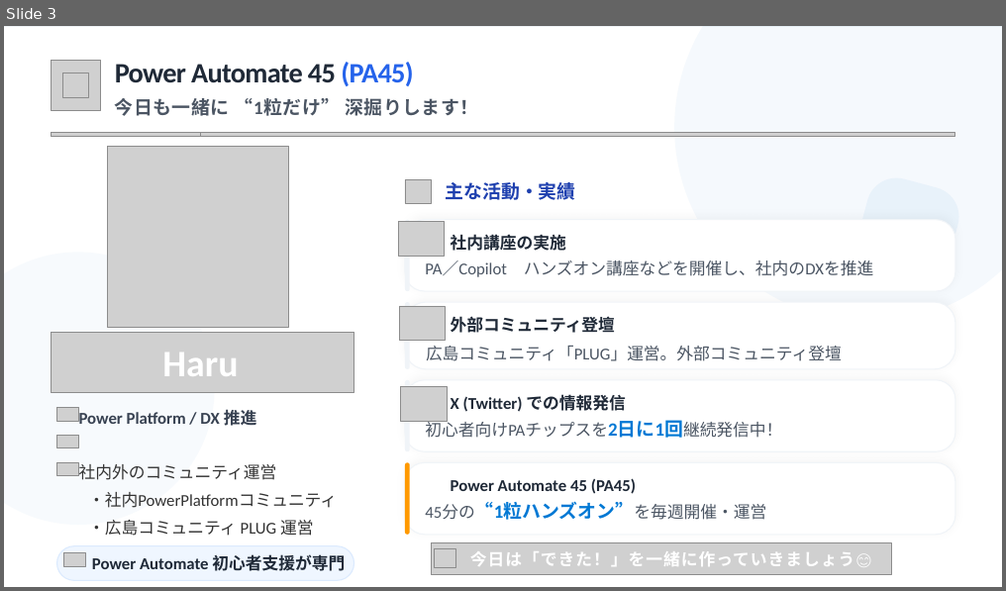
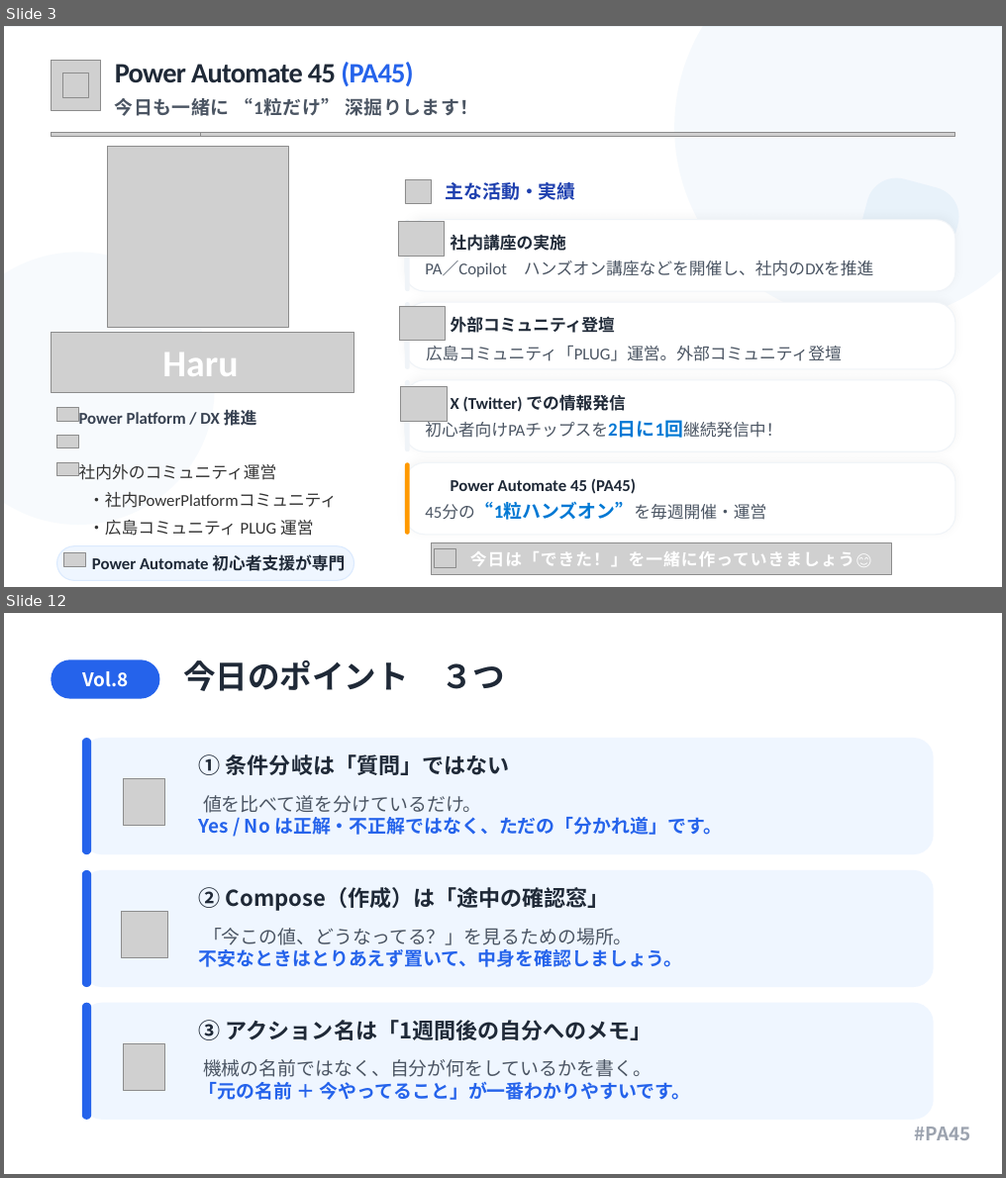
Before and after one commit to Haru-PowerPlatform/pa45, a slide deck: assets/pa45/P003_PA45_条件分岐_20260401.pptx. Shown one above the other, each under a label of ours: slide 3 before the commit, slides 3 and 12 after it; the slides between them are not shown. The pictures are 1006x591 and 1006x1178 pixels, drawn with LibreOffice and Linux fonts; fonts in the diff are those of the drawing; grey boxes stand for pictures; background and template pictures are left out. Boxes give left, top, right and bottom in pixels: in the first picture for what was removed or moved away, otherwise in the second. Text is boxed around its words. In the diff, an @@ line names an element or a change of style, - is before the commit and + after.

```diff
--- a/assets/pa45/P003_PA45_条件分岐_20260401.pptx
+++ b/assets/pa45/P003_PA45_条件分岐_20260401.pptx
@@ slide 12 added at (4,613,1002,1174), background #FFFFFF @@
@@ rectangle added at (4,613,1002,1174), fill #FFFFFF @@
@@ rounded rectangle added at (51,660,159,698), fill #2563EB @@
@@ text added at (83,671,129,687), 18 pt, text #FFFFFF, bold @@
+Vol.8
@@ text added at (183,661,505,691), 31 pt, text #1F2937, bold @@
+今日のポイント ３つ
@@ rounded rectangle added at (82,738,934,855), fill #EFF6FF @@
@@ rounded rectangle added at (82,738,91,855), fill #2563EB @@
@@ text added at (199,755,510,775), 21 pt, text #1F2937, bold @@
+① 条件分岐は「質問」ではない
@@ picture added at (124,778,165,825) @@
@@ text added at (199,795,722,835), 18 pt, text #2563EB, bold @@
+値を比べて道を分けているだけ。
+Yes / No は正解・不正解ではなく、ただの「分かれ道」です。
@@ rounded rectangle added at (82,870,934,987), fill #EFF6FF @@
@@ rounded rectangle added at (82,870,91,987), fill #2563EB @@
@@ text added at (199,887,610,911), 21 pt, text #1F2937, bold @@
+② Compose（作成）は「途中の確認窓」
@@ picture added at (121,911,167,958) @@
@@ text added at (199,928,683,967), 18 pt, text #2563EB, bold @@
+「今この値、どうなってる？」を見るための場所。
+不安なときはとりあえず置いて、中身を確認しましょう。
@@ rounded rectangle added at (82,1003,934,1120), fill #EFF6FF @@
@@ rounded rectangle added at (82,1003,91,1120), fill #2563EB @@
@@ text added at (199,1020,652,1041), 21 pt, text #1F2937, bold @@
+③ アクション名は「1週間後の自分へのメモ」
@@ picture added at (124,1044,165,1090) @@
@@ text added at (199,1059,691,1100), 18 pt, text #2563EB, bold @@
+機械の名前ではなく、自分が何をしているかを書く。
+「元の名前 ＋ 今やってること」が一番わかりやすいです。
@@ text added at (914,1127,970,1141), 18 pt, text #9CA3AF, bold @@
+#PA45
```
Also in this commit, not shown: 15 slides changed, 3 other files.
